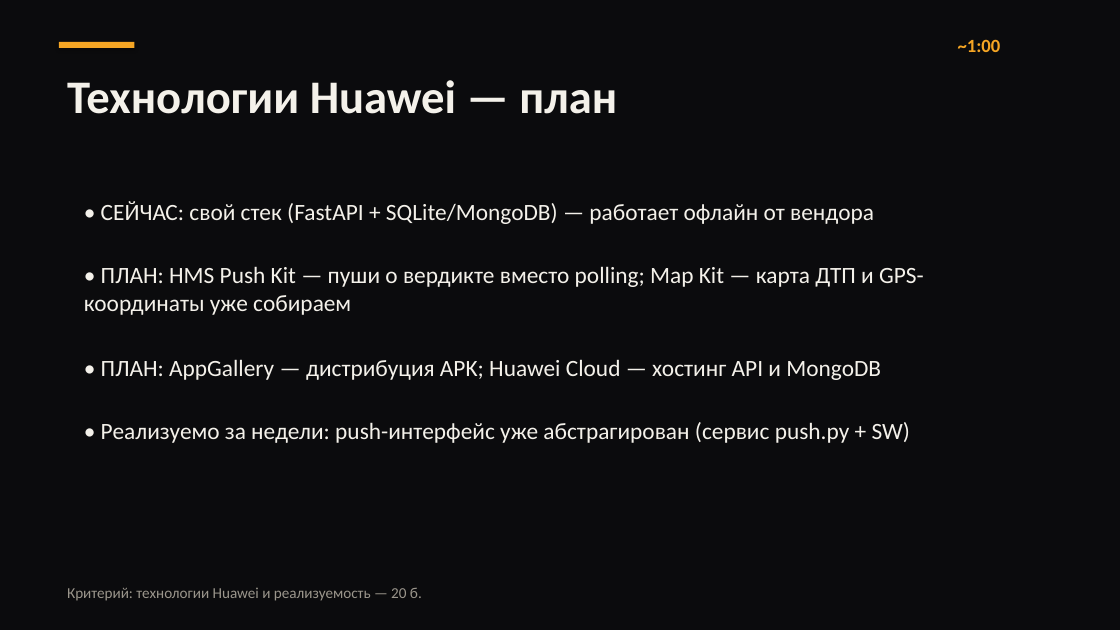
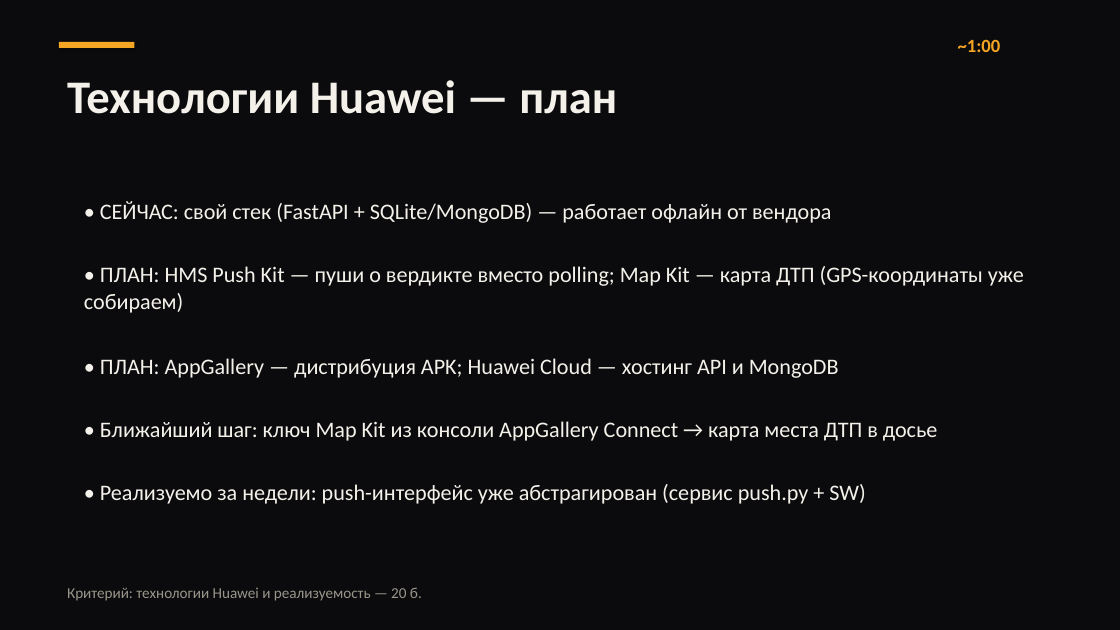
Before and after one commit to shokhruh123/yolguard, a slide deck: slide 6 of YoLGuard_Startup_Presentation.pptx. Drawn at 1120x630 pixels with LibreOffice and Linux fonts; fonts in the diff are those of the drawing. Boxes give left, top, right and bottom in pixels: in the first picture for what was removed or moved away, otherwise in the second. Text is boxed around its words. In the diff, an @@ line names an element or a change of style, - is before the commit and + after.

Commit message:
Pitch: Huawei next step (Map Kit key)

```diff
--- a/YoLGuard_Startup_Presentation.pptx
+++ b/YoLGuard_Startup_Presentation.pptx
@@ text at bbox=[84, 266, 1024, 313]: text changed; size 20 to 19 pt @@
-• ПЛАН: HMS Push Kit — пуши о вердикте вместо polling; Map Kit — карта ДТП и GPS-координаты уже собираем
+• ПЛАН: HMS Push Kit — пуши о вердикте вместо polling; Map Kit — карта ДТП (GPS-координаты уже собираем)
@@ text added at bbox=[100, 421, 938, 441], 19 pt, text #F4F1EA @@
+• Ближайший шаг: ключ Map Kit из консоли AppGallery Connect → карта места ДТП в досье
@@ size 20 to 19 pt in 3 elements at bbox=[100, 201, 831, 223], bbox=[100, 358, 839, 378], bbox=[100, 484, 865, 504] @@
@@ text "• Реализуемо за недели: push-интерфейс ...": place and size @@
-text "• Реализуемо за недели: push-интерфейс ..." at bbox=[101, 422, 910, 443]
+text "• Реализуемо за недели: push-интерфейс ..." at bbox=[100, 484, 865, 504]
```
